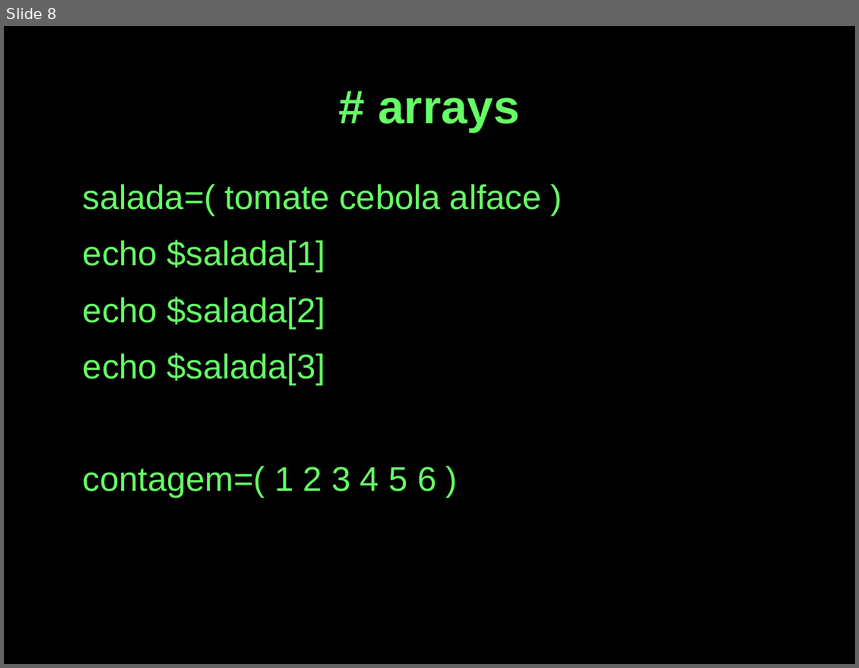
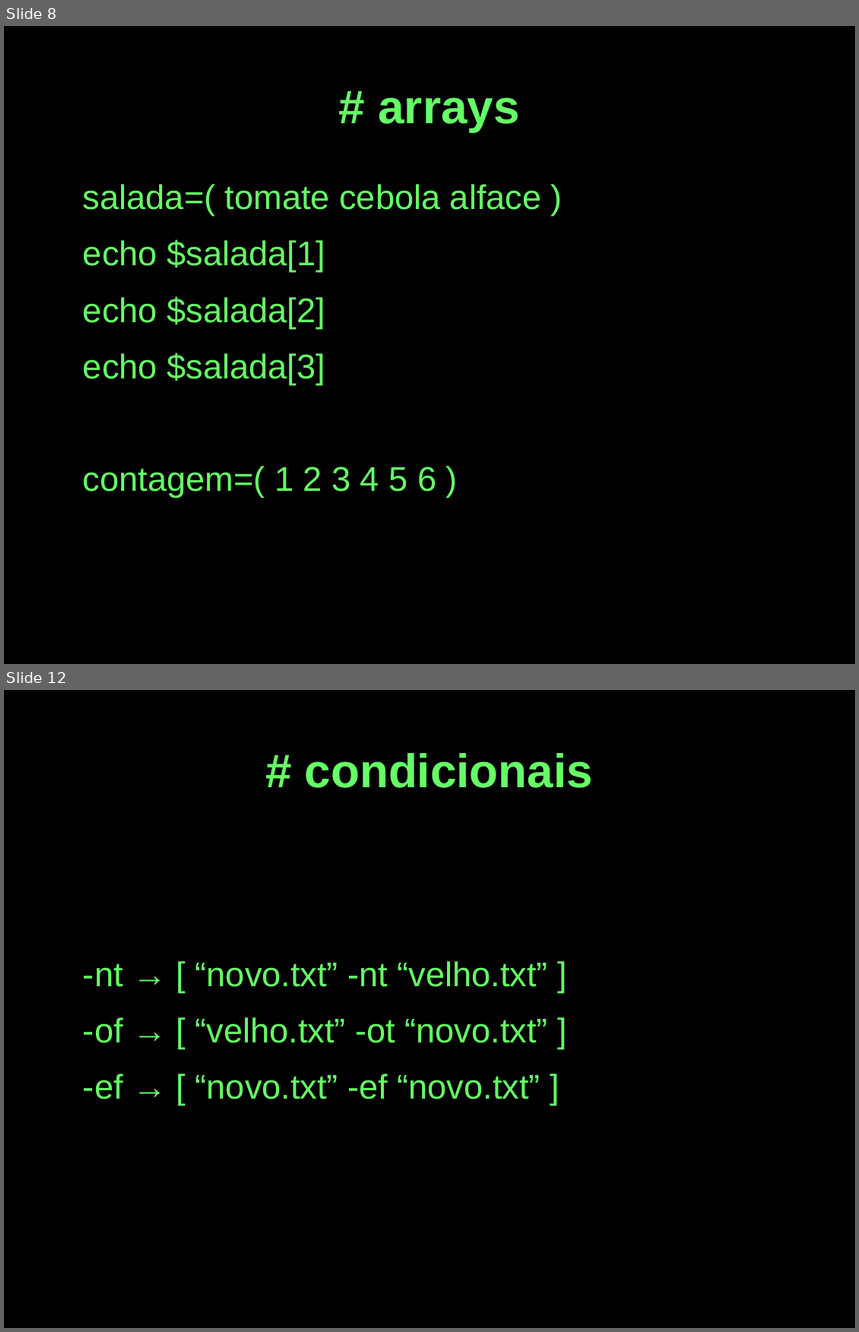
Before and after one commit to cjlcarvalho/presentations, a slide deck: shell-presentation.odp. Shown one above the other, each under a label of ours: slide 8 before the commit, slides 8 and 12 after it; the slides between them are not shown. The pictures are 859x668 and 859x1332 pixels, drawn with LibreOffice and Linux fonts; fonts in the diff are those of the drawing. Boxes give left, top, right and bottom in pixels: in the first picture for what was removed or moved away, otherwise in the second. Text is boxed around its words. In the diff, an @@ line names an element or a change of style, - is before the commit and + after.

```diff
--- a/shell-presentation.odp
+++ b/shell-presentation.odp
@@ slide 12 added at box(4, 690, 855, 1328), background #000000 @@
@@ title added at box(305, 753, 593, 788), 44 pt, text #66FF66, bold @@
+# condicionais
@@ text added at box(83, 961, 548, 1100), 32 pt, text #66FF66 @@
+-nt → [ “novo.txt” -nt “velho.txt” ]
+-of → [ “velho.txt” -ot “novo.txt” ]
+-ef → [ “novo.txt” -ef “novo.txt” ]
```
Also in this commit, not shown: 1 slide changed, 18 other slides added, 1 slide removed, 2 other files.
